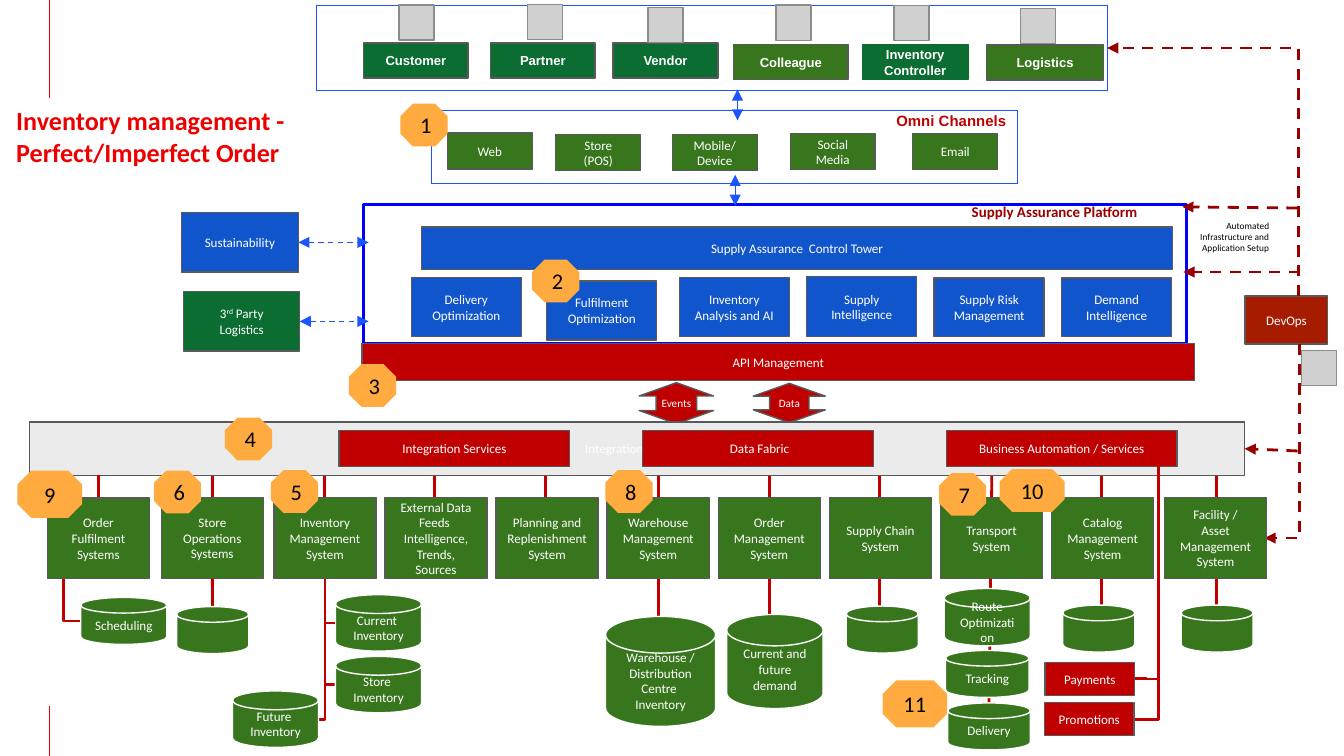
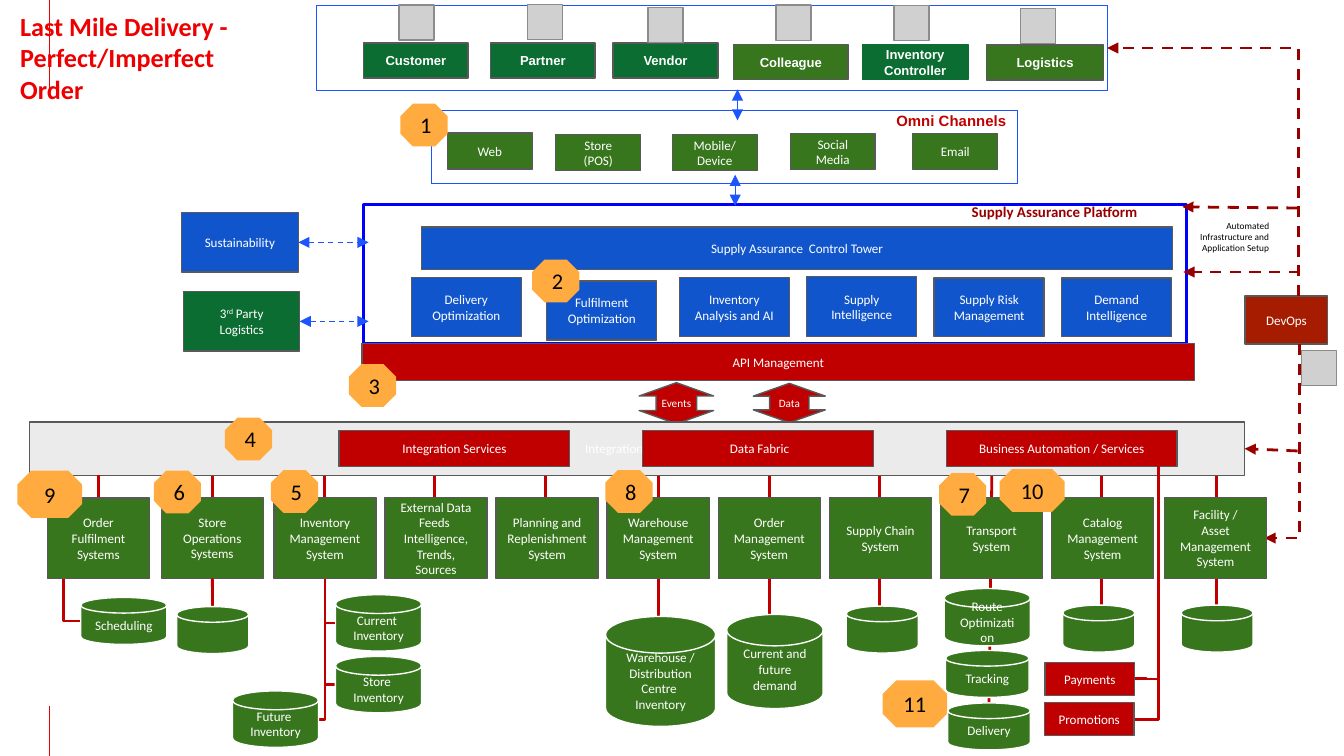
Before and after one commit to brucedkyle/architectures, a slide deck: slide 9 of docs/sustainability/downloads/InventoryOptimisation.pptx (slide 15 before the commit). Drawn at 1344x756 pixels with LibreOffice and Linux fonts; fonts in the diff are those of the drawing; grey boxes stand for pictures; background and template pictures are left out. Boxes give left, top, right and bottom in pixels: in the first picture for what was removed or moved away, otherwise in the second. Text is boxed around its words. In the diff, an @@ line names an element or a change of style, - is before the commit and + after.

```diff
--- a/docs/sustainability/downloads/InventoryOptimisation.pptx
+++ b/docs/sustainability/downloads/InventoryOptimisation.pptx
@@ subtitle "Last Mile Delivery -": place and size @@
-subtitle "Last Mile Delivery -" at box(16, 113, 279, 166)
+subtitle "Last Mile Delivery -" at box(20, 15, 214, 100)
@@ subtitle at box(20, 15, 214, 43): text changed @@
-Inventory management -
+Last Mile Delivery -
```
Also in this commit, not shown: 3 other slides changed, 1 slide added, 10 other files.
